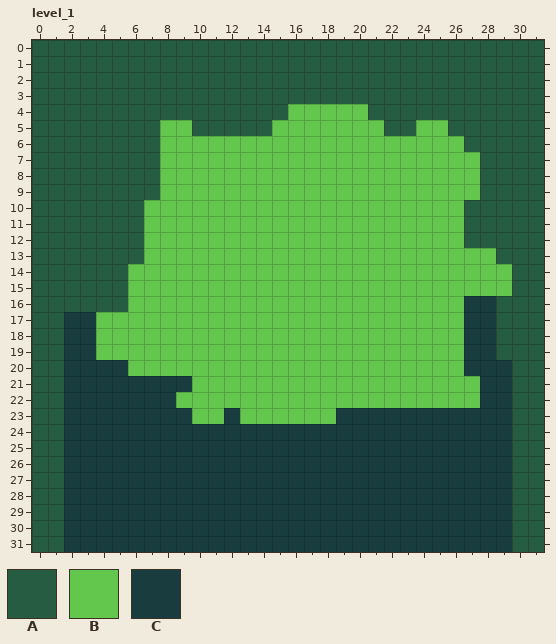
LDtk project -- assets/levels/levels.ldtk. The first picture shows the starting point.
Cells are 16x16 px. Shown: level_1 x 0..31, y 0..31. The commit also changed other parts of the map, which this record leaves out.
Key: from "ground": A 1 "Tree", B 2 "Grass", C 3 "tree_small".
_ is an empty cell.
Layer "ground" before, first column x 0:
 0 AAAAAAAAAAAAAAAAAAAAAAAAAAAAAAAA
 1 AAAAAAAAAAAAAAAAAAAAAAAAAAAAAAAA
 2 AAAAAAAAAAAAAAAAAAAAAAAAAAAAAAAA
 3 AAAAAAAAAAAAAAAAAAAAAAAAAAAAAAAA
 4 AAAAAAAAAAAAAAAABBBBBAAAAAAAAAAA
 5 AAAAAAAABBAAAAABBBBBBBAABBAAAAAA
 6 AAAAAAAABBBBBBBBBBBBBBBBBBBAAAAA
 7 AAAAAAAABBBBBBBBBBBBBBBBBBBBAAAA
 8 AAAAAAAABBBBBBBBBBBBBBBBBBBBAAAA
 9 AAAAAAAABBBBBBBBBBBBBBBBBBBBAAAA
10 AAAAAAABBBBBBBBBBBBBBBBBBBBAAAAA
11 AAAAAAABBBBBBBBBBBBBBBBBBBBAAAAA
12 AAAAAAABBBBBBBBBBBBBBBBBBBBAAAAA
13 AAAAAAABBBBBBBBBBBBBBBBBBBBBBAAA
14 AAAAAABBBBBBBBBBBBBBBBBBBBBBBBAA
15 AAAAAABBBBBBBBBBBBBBBBBBBBBBBBAA
16 AAAAAABBBBBBBBBBBBBBBBBBBBBCCAAA
17 AACCBBBBBBBBBBBBBBBBBBBBBBBCCAAA
18 AACCBBBBBBBBBBBBBBBBBBBBBBBCCAAA
19 AACCBBBBBBBBBBBBBBBBBBBBBBBCCAAA
20 AACCCCBBBBBBBBBBBBBBBBBBBBBCCCAA
21 AACCCCCCCCBBBBBBBBBBBBBBBBBBCCAA
22 AACCCCCCCBBBBBBBBBBBBBBBBBBBCCAA
23 AACCCCCCCCBBCBBBBBBCCCCCCCCCCCAA
24 AACCCCCCCCCCCCCCCCCCCCCCCCCCCCAA
25 AACCCCCCCCCCCCCCCCCCCCCCCCCCCCAA
26 AACCCCCCCCCCCCCCCCCCCCCCCCCCCCAA
27 AACCCCCCCCCCCCCCCCCCCCCCCCCCCCAA
28 AACCCCCCCCCCCCCCCCCCCCCCCCCCCCAA
29 AACCCCCCCCCCCCCCCCCCCCCCCCCCCCAA
30 AACCCCCCCCCCCCCCCCCCCCCCCCCCCCAA
31 AACCCCCCCCCCCCCCCCCCCCCCCCCCCCAA
The result:
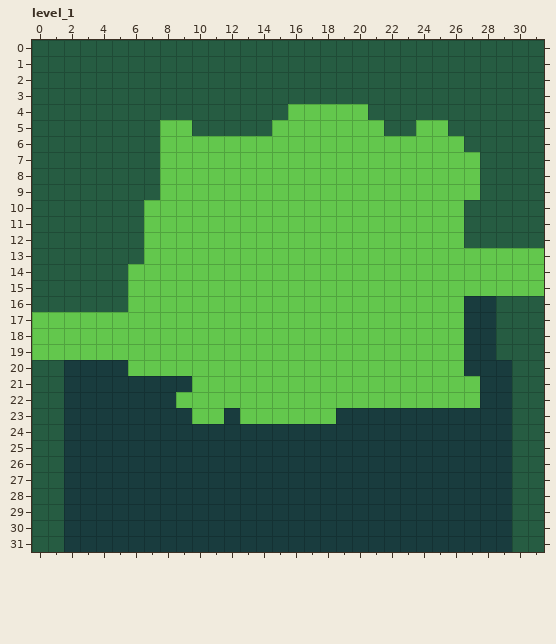
What changed:
Changed rows in their new state; . is an unchanged cell.
Layer "ground":
first column x 0:
13 .............................BBB
14 ..............................BB
15 ..............................BB
17 BBBB............................
18 BBBB............................
19 BBBB............................
Changed places in both pictures, as pixel boxes (x1, y1, x2, y2):
changed: (496, 248, 544, 296)
changed: (32, 312, 96, 360)
